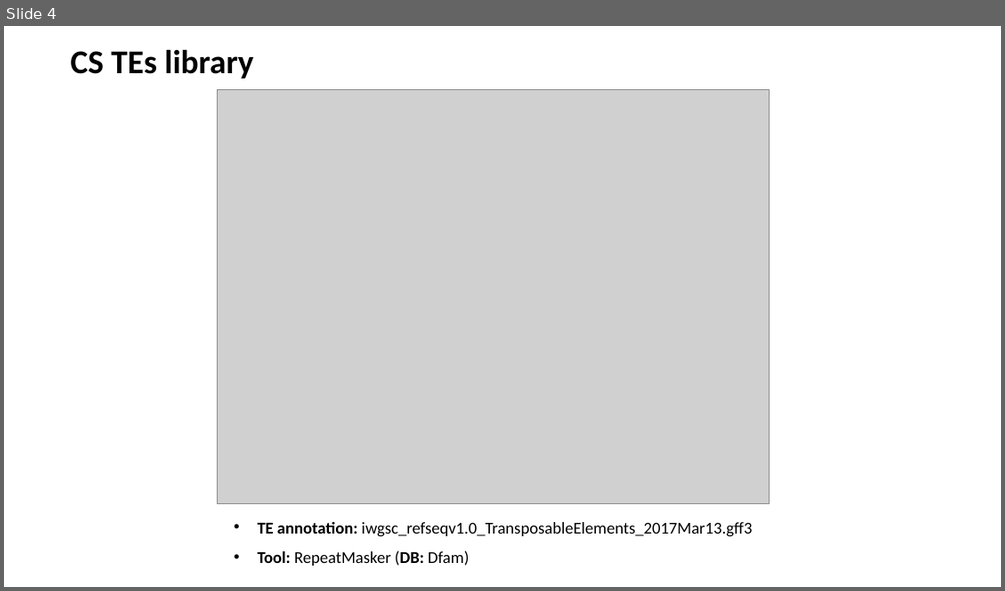
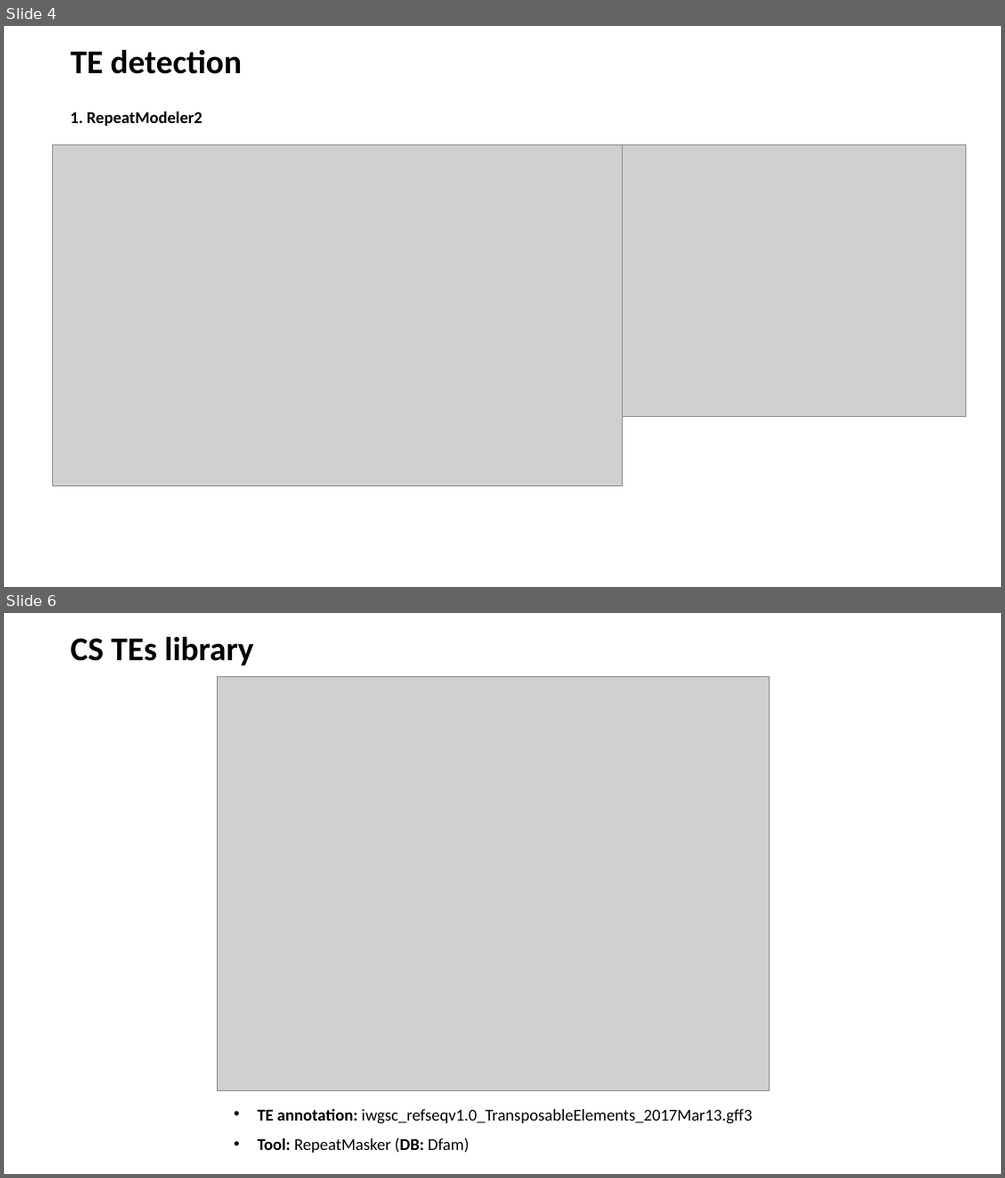
Before and after one commit to SirLearning/GeneticsNotes, a slide deck: undergraduate/Presentation.pptx. Shown one above the other, each under a label of ours: slide 4 before the commit, slides 4 and 6 after it; the slides between them are not shown. The pictures are 1005x591 and 1005x1178 pixels, drawn with LibreOffice and Linux fonts; fonts in the diff are those of the drawing; grey boxes stand for pictures. Boxes give left, top, right and bottom in pixels: in the first picture for what was removed or moved away, otherwise in the second. Text is boxed around its words. In the diff, an @@ line names an element or a change of style, - is before the commit and + after.

```diff
--- a/undergraduate/Presentation.pptx
+++ b/undergraduate/Presentation.pptx
@@ slide 4 added at (x1=4, y1=26, x2=1001, y2=587), background #FFFFFF @@
@@ title added at (x1=71, y1=49, x2=242, y2=74), 32 pt, text #000000, bold @@
+TE detection
@@ text added at (x1=70, y1=111, x2=202, y2=126), 16 pt, text #000000, bold @@
+1. RepeatModeler2
@@ picture added at (x1=53, y1=145, x2=622, y2=486) @@
@@ picture added at (x1=623, y1=145, x2=966, y2=416) @@
@@ what was slide 4 is now slide 6 @@
```
Also in this commit, not shown: 2 slides changed, 1 other slide added, 1 slide removed, 6 other files.
